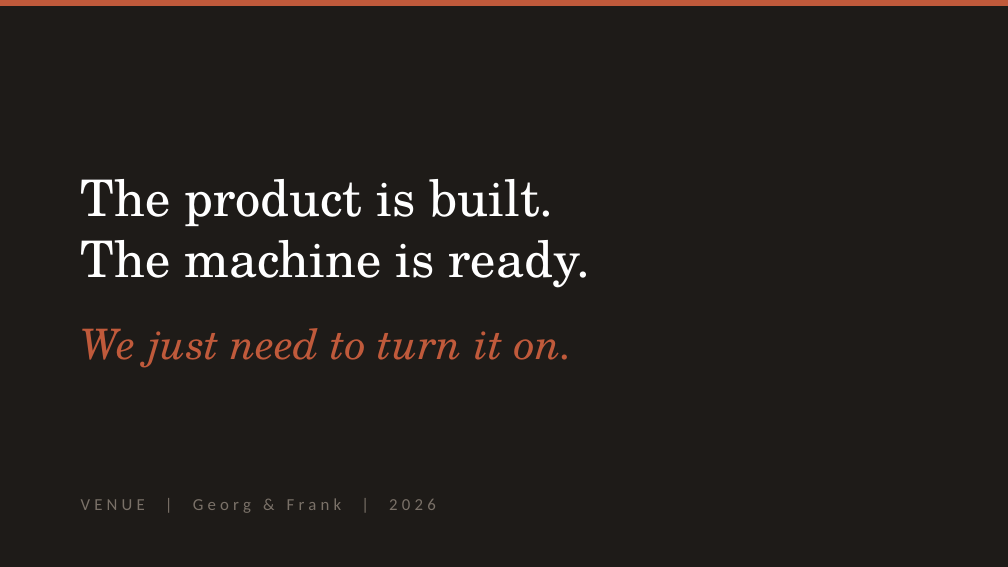
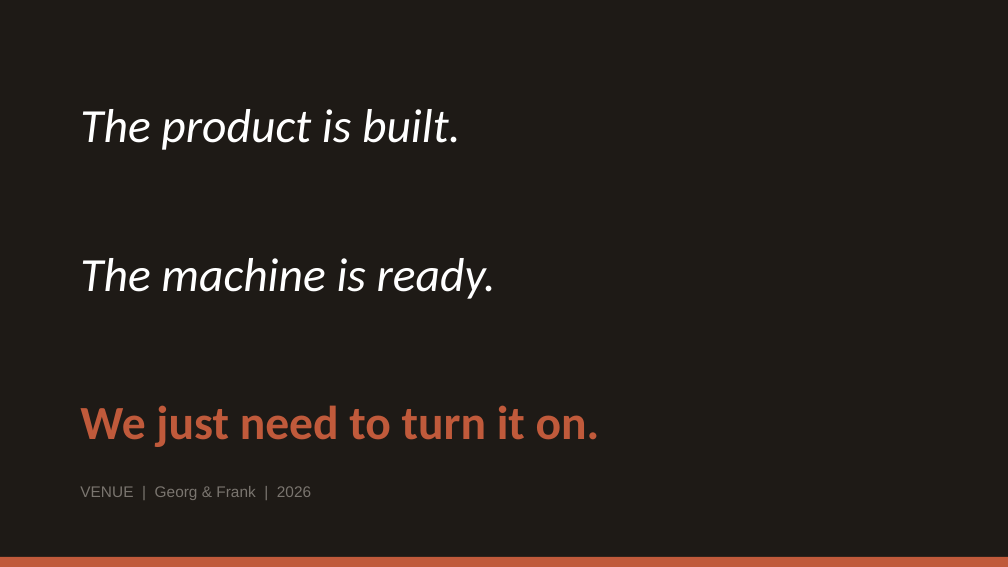
Before and after one commit to georgchimion-oss/venue, a slide deck: slide 15 of docs/VENUE-Business-Plan.pptx (slide 13 before the commit). Drawn at 1008x567 pixels with LibreOffice and Linux fonts; fonts in the diff are those of the drawing. Boxes give left, top, right and bottom in pixels: in the first picture for what was removed or moved away, otherwise in the second. Text is boxed around its words. In the diff, an @@ line names an element or a change of style, - is before the commit and + after.

```diff
--- a/docs/VENUE-Business-Plan.pptx
+++ b/docs/VENUE-Business-Plan.pptx
@@ background #1E1B18 to #1E1A16 @@
@@ text "The product is built.": place and size @@
-text "The product is built." at <box>81,179,591,288</box>
+text "The product is built." at <box>80,109,600,447</box>
@@ text at <box>80,109,496,299</box>: size 36 to 34 pt, font TeX Gyre Schola to Calibri, italic on in "The product is built.", "The machine is ready."; line spacing 1 to 1.3 @@
@@ text removed at <box>81,328,572,367</box> @@
-We just need to turn it on.
@@ text at <box>80,405,600,447</box>: paragraph added @@
+We just need to turn it on.
@@ text "VENUE | Georg & Frank ...": place and size @@
-text "VENUE | Georg & Frank ..." at <box>81,498,436,513</box>
+text "VENUE | Georg & Frank ..." at <box>80,486,311,500</box>
@@ text "VENUE | Georg & Frank ..." at <box>80,486,311,500</box>: size 12 to 11 pt, font Calibri to Arial, text colour #7A7168 to #7A756F, letter spacing 3 to 0 pt @@
@@ rectangle: place and size @@
-rectangle at <box>0,0,1008,6</box>
+rectangle at <box>0,557,1008,567</box>
```
Also in this commit, not shown: 11 other slides changed, 3 slides added, 1 slide removed, 34 other files.
